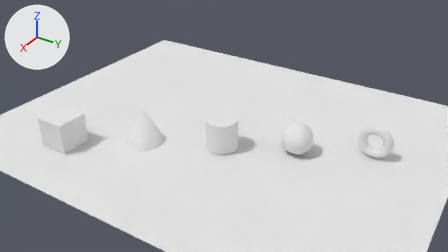
The Blender file AssetsSrc/Shapes/Shapes.blend, before and after one commit.
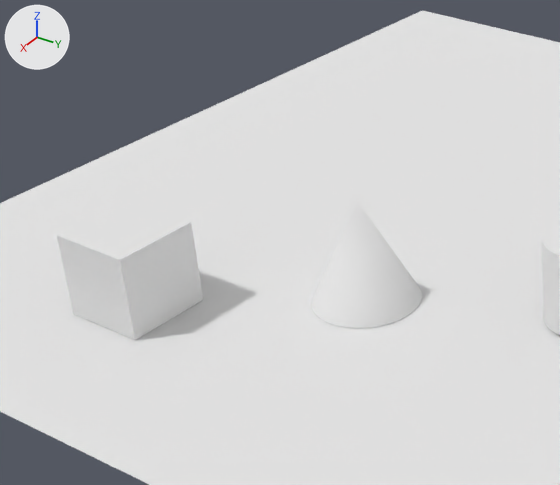
The first picture shows the older version from the file's camera 'Camera'. The close-ups show both versions on the part from 4% to 47% of the width and 14% to 81% of the height of that picture; other places that the commit changed are outside them. The lights are fixed; the arrows at upper left show +X, +Y and +Z.
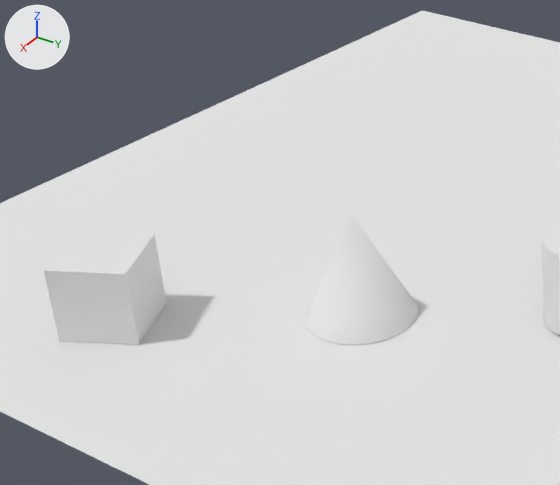
Diff of the bpy script that builds the scene:
```diff
--- a/AssetsSrc/Shapes/Shapes.blend.py
+++ b/AssetsSrc/Shapes/Shapes.blend.py
@@ ob_cone @@
 ob_cone = bpy.data.objects.new('Cone', me_cone_001)
-ob_cone.location = (4.29, -3.42, 1.27)
+ob_cone.location = (4.86, -3.08, 1.27)
 ob_cone.scale = (1.25, 1.25, 1.25)
@@ ob_cube @@
 ob_cube = bpy.data.objects.new('Cube', me_cube)
-ob_cube.location = (7.33, -7.52, 1.02)
+ob_cube.location = (8.05, -7.52, 0.89)
+ob_cube.rotation_euler = (0.0, 0.0, -2.653)  # degrees (0, 0, -152)
+ob_cube.scale = (0.881, 0.881, 0.881)
```

Boxes [x1, y1, x2, y2] around the edits, measured in the close-ups (560 x 485 px):
'Cube', moved, turned, rescaled: before [57, 200, 203, 340]; after [44, 231, 166, 345]
'Cone', moved: before [311, 202, 422, 328]; after [305, 215, 418, 345]
